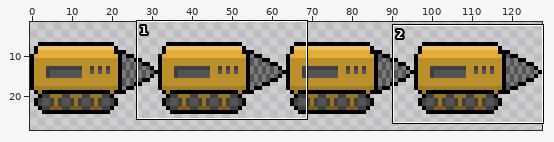
Sprite sheet: Assets/Textures/TunnelBore.png. The picture above shows the old version from afar; the outline marks the close-up.
Close-up. The starting point:
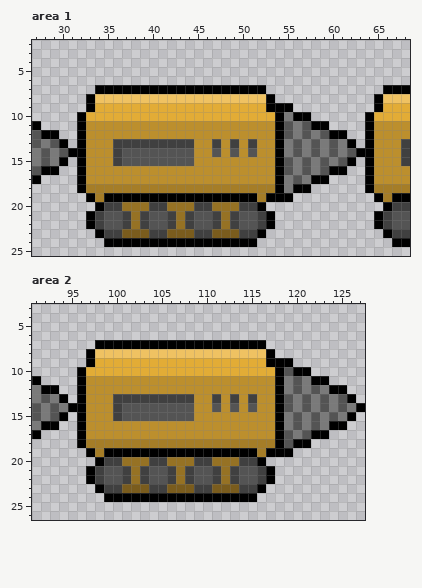
The file is 128x32 pixels. Shown: area 1: x 27..68, y 2..25; area 2: x 91..127, y 3..26. The old version is drawn lined up with the new one. The wide view leaves out empty margins.
The same view after the edit:
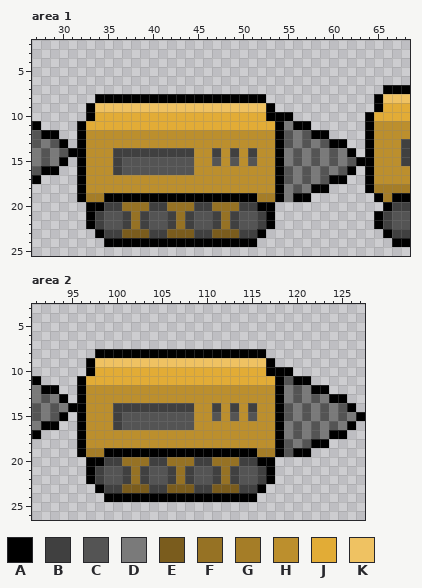
Palette (. is transparent): A #000000  B #404040  C #545454  D #7a7a7a  E #7a5c1d  F #967224  G #a57d27  H #bc8f2d  J #e2ac36  K #efc262
The exact change:
whole drawing moved by +0,-7 (the old picture is shown already moved)
Changed rows in their new state; - is an unchanged pixel.
Area 1:
first column x 32:
 7 --...................-----------
 8 -.AAAAAAAAAAAAAAAAAAA.----------
 9 --KKKKKKKKKKKKKKKKKKK-..--------
10 .A-------------------A-A..------
11 -JJJJJJJJJJJJJJJJJJJJJ-DAA..----
12 --------------------------AA..--
13 ----HHHHHHHHH--H-H-H---CDCDCAA.-
14 -----BBBBBBBB--B-B-B----------A.
15 ---------------C-C-C---DCDCDCDCA
16 ----BCCCCCCCC---------------DCA-
17 -----------------------CDCDCAA--
18 -HHHHHHHHHHHHHHHHHHHHH--CDAA----
19 AG-------------------G-DAA------
20 -A-------------------A----------
Area 2:
first column x 96:
 7 --...................-----------
 8 -.AAAAAAAAAAAAAAAAAAA.----------
 9 --KKKKKKKKKKKKKKKKKKK-..--------
10 .A-------------------A-A..------
11 -JJJJJJJJJJJJJJJJJJJJJ-CAA..----
12 --------------------------AA..--
13 ----HHHHHHHHH--H-H-H---DCDCDAA.-
14 -----BBBBBBBB--B-B-B----------A.
15 ---------------C-C-C---CDCDCDCDA
16 ----BCCCCCCCC---------------CDA-
17 -----------------------DCDCDAA--
18 -HHHHHHHHHHHHHHHHHHHHH--DCAA----
19 AG-------------------G-CAA------
20 -A-------------------A----------
